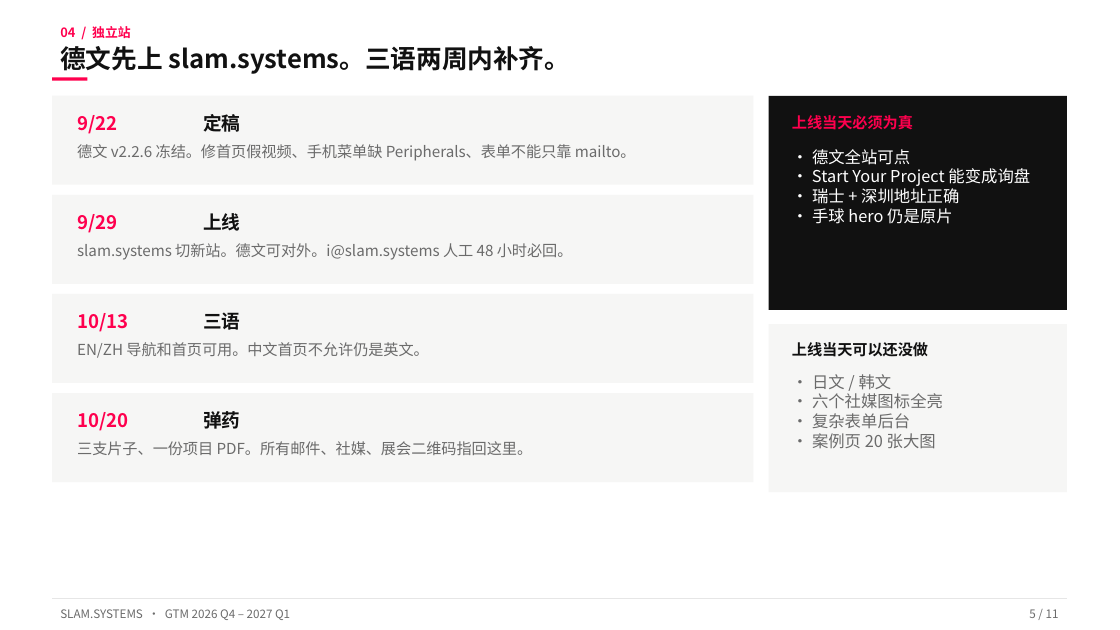
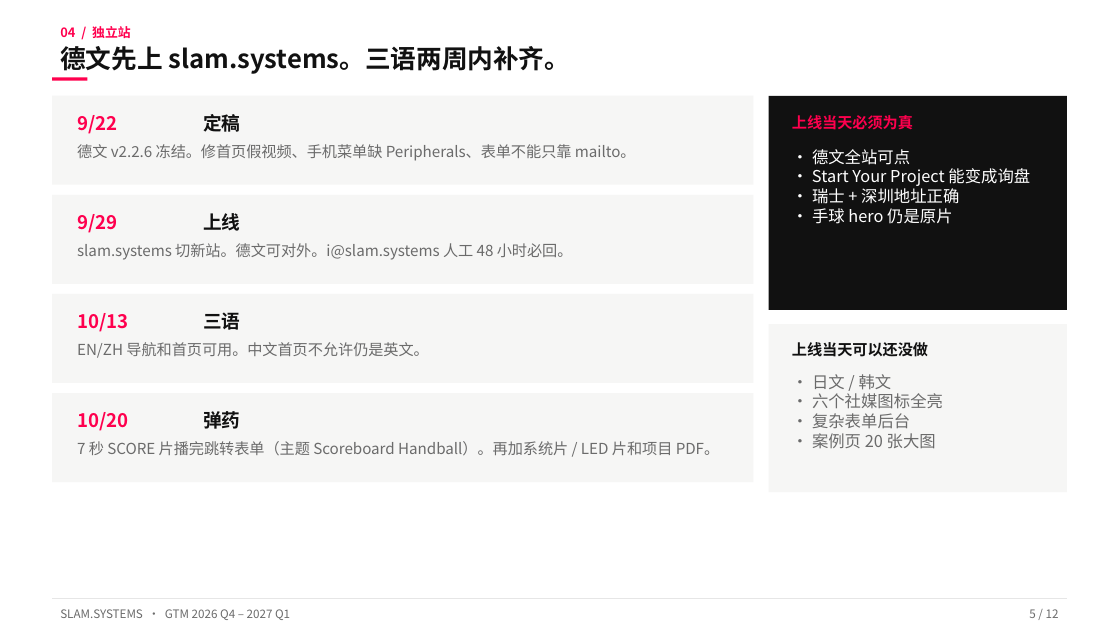
Before and after one commit to zhangcheng0688/AI_Find_Customer, a slide deck: slide 5 of gtm/SLAM.SYSTEMS_GTM_Plan_CN.pptx. Drawn at 1120x630 pixels with LibreOffice and Linux fonts; fonts in the diff are those of the drawing. Boxes give left, top, right and bottom in pixels: in the first picture for what was removed or moved away, otherwise in the second. Text is boxed around its words. In the diff, an @@ line names an element or a change of style, - is before the commit and + after.

```diff
--- a/gtm/SLAM.SYSTEMS_GTM_Plan_CN.pptx
+++ b/gtm/SLAM.SYSTEMS_GTM_Plan_CN.pptx
@@ text at [77,441,719,455]: text changed @@
-三支片子、一份项目 PDF。所有邮件、社媒、展会二维码指回这里。
+7 秒 SCORE 片播完跳转表单（主题 Scoreboard Handball）。再加系统片 / LED 片和项目 PDF。
@@ text at [1029,609,1059,618]: text changed @@
-5 / 11
+5 / 12
```
Also in this commit, not shown: 9 other slides changed, 2 slides added, 1 slide removed, 38 other files.
